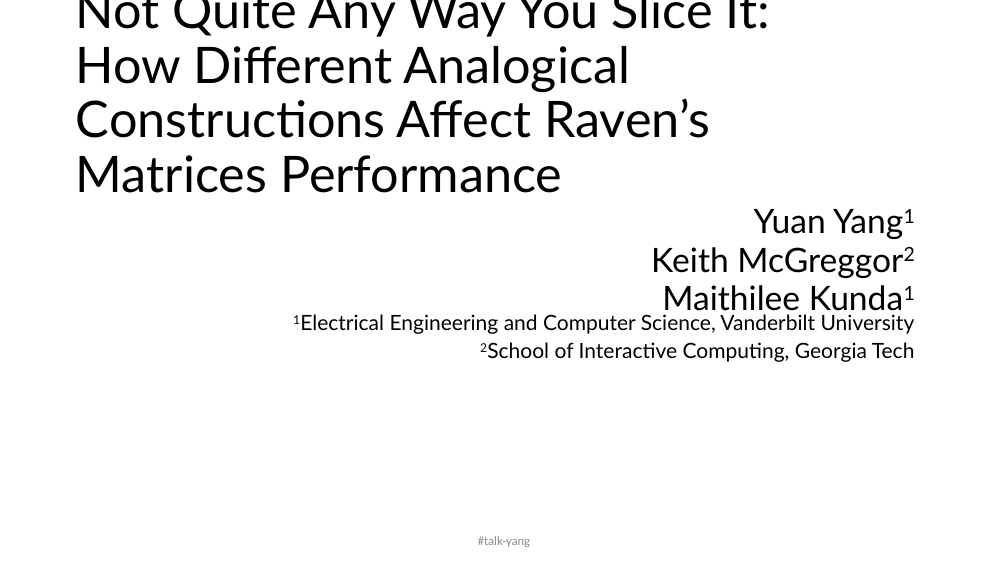
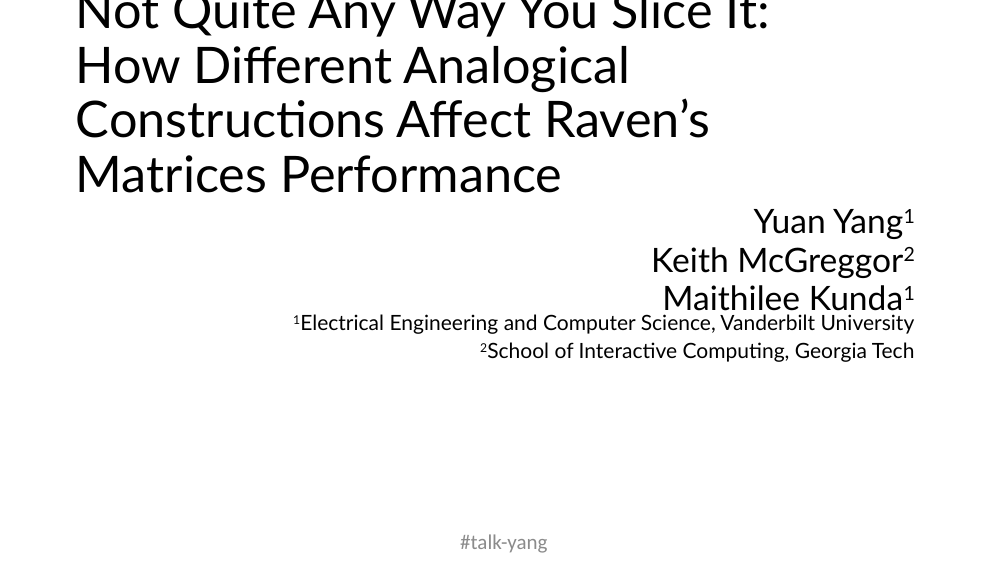
Before and after one commit to Yuan-Yang-Vandy/acs2020, a slide deck: slide 1 of acs2020.pptx. Drawn at 1008x567 pixels with LibreOffice and Linux fonts; fonts in the diff are those of the drawing. Boxes give left, top, right and bottom in pixels: in the first picture for what was removed or moved away, otherwise in the second. Text is boxed around its words. In the diff, an @@ line names an element or a change of style, - is before the commit and + after.

```diff
--- a/acs2020.pptx
+++ b/acs2020.pptx
@@ text "#talk-yang" at <box>460,534,547,553</box>: size 12 to 20 pt @@
```
Also in this commit, not shown: 7 other slides changed, 27 slides added.
